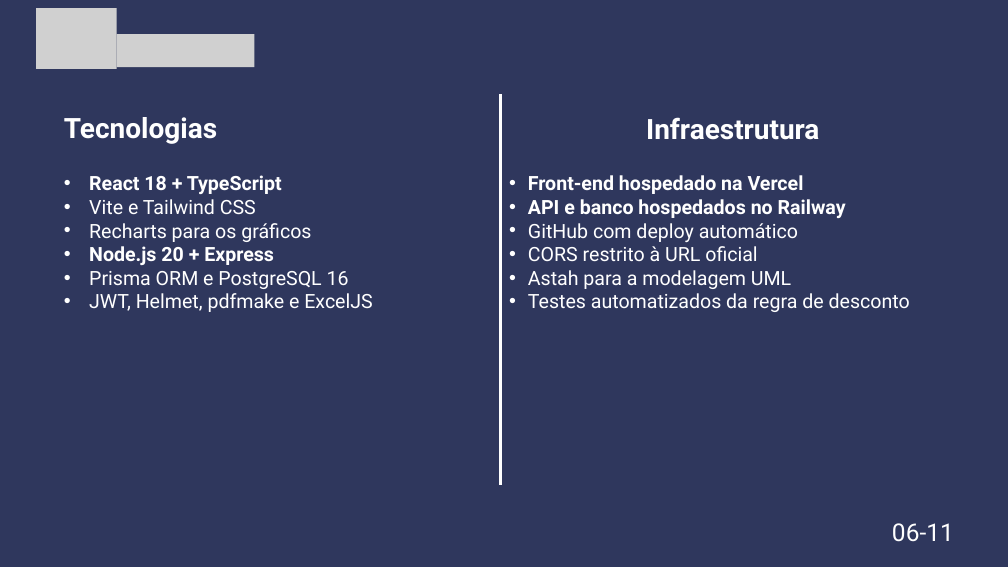
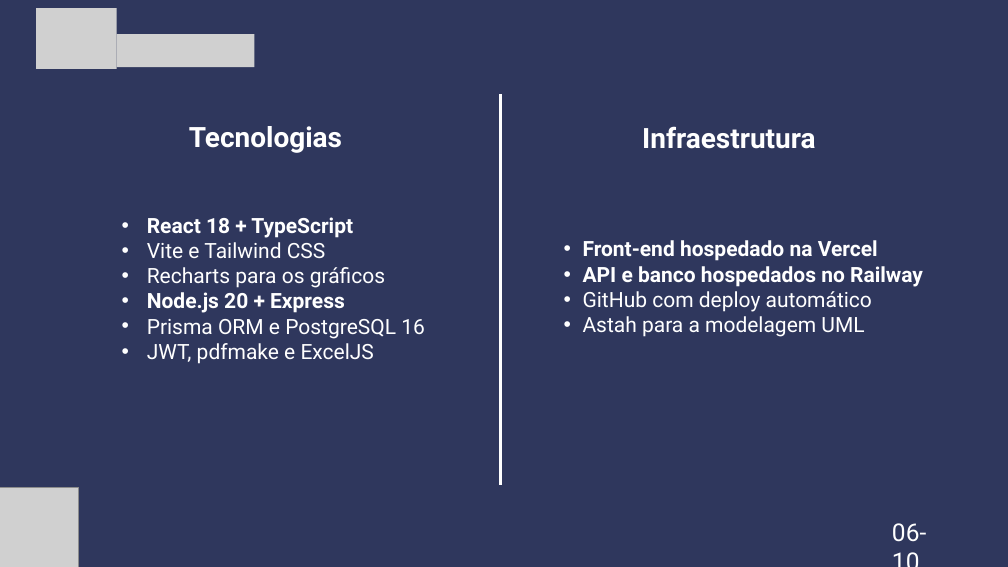
Before and after one commit to Jp-Ortolan/Sistema-controle-qualidade-verdelandia, a slide deck: slide 6 of docs/arquivos/Apresentacao_Final_SCQ_Verdelandia.pptx. Drawn at 1008x567 pixels with LibreOffice and Linux fonts; fonts in the diff are those of the drawing; grey boxes stand for pictures. Boxes give left, top, right and bottom in pixels: in the first picture for what was removed or moved away, otherwise in the second. Text is boxed around its words. In the diff, an @@ line names an element or a change of style, - is before the commit and + after.

```diff
--- a/docs/arquivos/Apresentacao_Final_SCQ_Verdelandia.pptx
+++ b/docs/arquivos/Apresentacao_Final_SCQ_Verdelandia.pptx
@@ text "Tecnologias": place and size @@
-text "Tecnologias" at (64,117,217,144)
+text "Tecnologias" at (189,126,342,153)
@@ text "Tecnologias" at (189,126,342,153): alignment left to centre @@
@@ text "Infraestrutura": place and size @@
-text "Infraestrutura" at (646,117,819,140)
+text "Infraestrutura" at (642,126,815,149)
@@ text "React 18 + TypeScript": place and size @@
-text "React 18 + TypeScript" at (89,175,372,312)
+text "React 18 + TypeScript" at (147,217,425,364)
@@ text at (147,217,425,339): size 28 to 30 pt in "React 18 + TypeScript", "Vite e Tailwind CSS", "Recharts para os gráficos", "Node.js 20 + Express" and 1 more places @@
@@ text "Front-end hospedado na Vercel": place and size @@
-text "Front-end hospedado na Vercel" at (528,175,910,312)
+text "Front-end hospedado na Vercel" at (583,240,923,337)
@@ text "Front-end hospedado na Vercel" at (583,240,923,337): size 28 to 30 pt @@
@@ text at (528,246,757,261): paragraph removed @@
-• CORS restrito à URL oficial
@@ text at (528,293,910,312): paragraph removed @@
-• Testes automatizados da regra de desconto
@@ text at (147,343,374,364): text changed; size 28 to 30 pt @@
-• JWT, Helmet, pdfmake e ExcelJS
+• JWT, pdfmake e ExcelJS
@@ picture added at (0,487,79,567) @@
@@ text at (892,523,926,542): text changed @@
-06-11
+06-10
```
Also in this commit, not shown: 7 other slides changed, 2 slides added, 3 slides removed, 4 other files.
